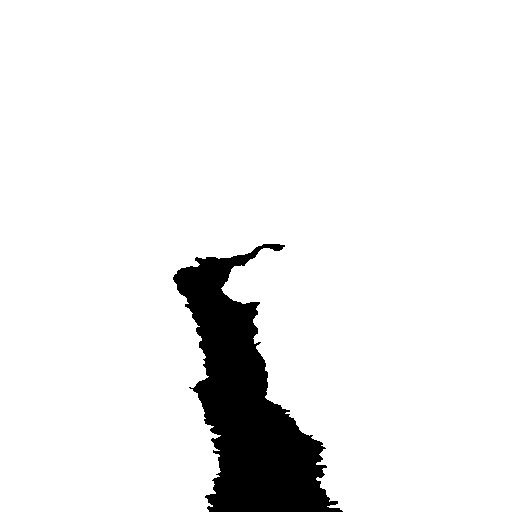
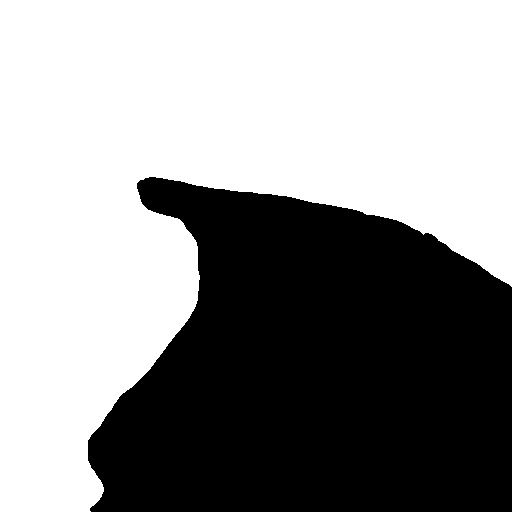
Layer changes from the first 512 × 512 image to the second:
painted on "Overlay" over (88, 177, 512, 512)
painted on "Hintergrund" over (88, 177, 512, 512)
